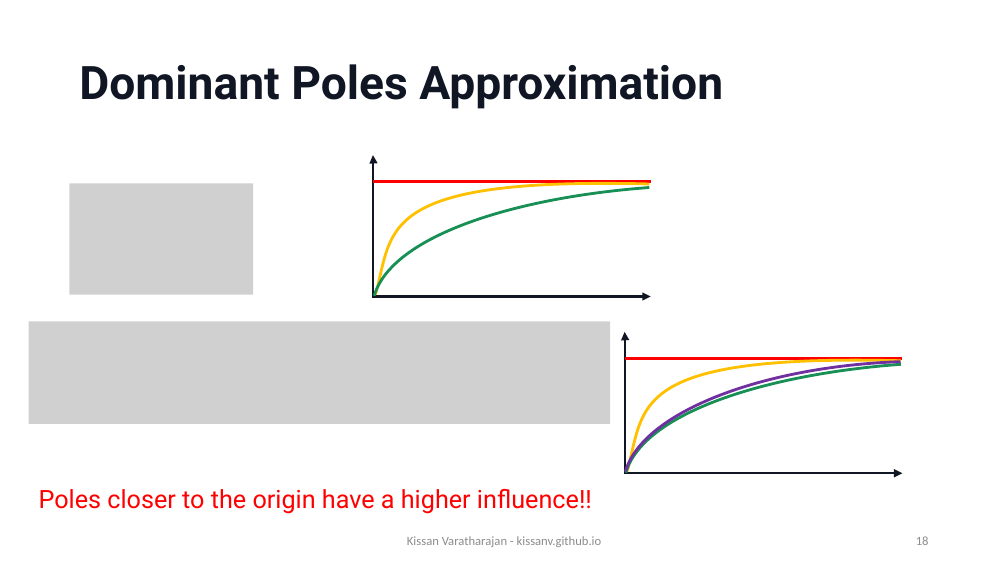
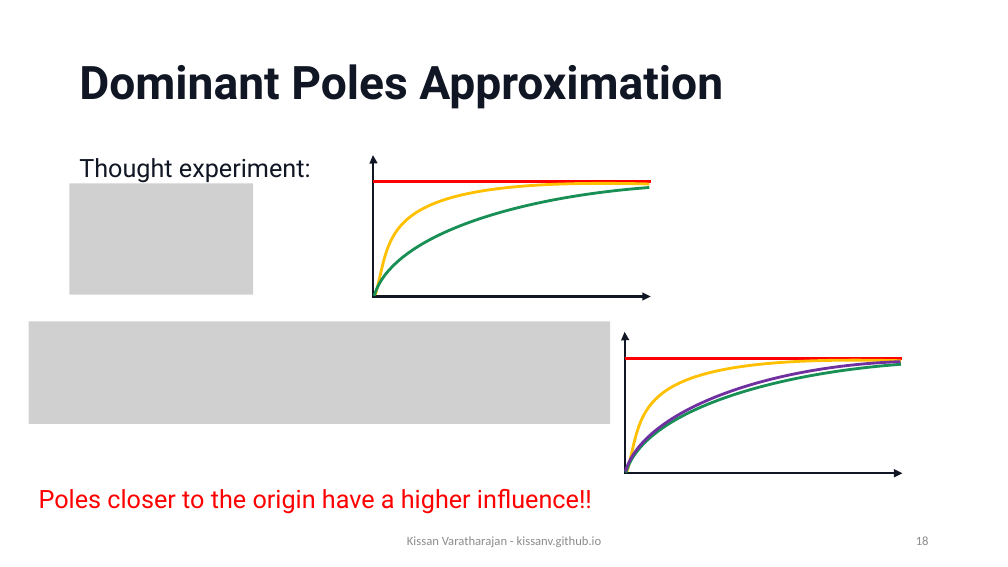
Before and after one commit to KissanV/KissanV.github.io, a slide deck: slide 18 of pdfs/CS1/CS1_Week8_empty.pptx. Drawn at 1008x567 pixels with LibreOffice and Linux fonts; fonts in the diff are those of the drawing; grey boxes stand for pictures; background and template pictures are left out. Boxes give left, top, right and bottom in pixels: in the first picture for what was removed or moved away, otherwise in the second. Text is boxed around its words. In the diff, an @@ line names an element or a change of style, - is before the commit and + after.

```diff
--- a/pdfs/CS1/CS1_Week8_empty.pptx
+++ b/pdfs/CS1/CS1_Week8_empty.pptx
@@ text added at [79, 158, 311, 183], 18 pt, text #101623 @@
+Thought experiment:
```
Also in this commit, not shown: 5 other slides changed, 1 other file.
